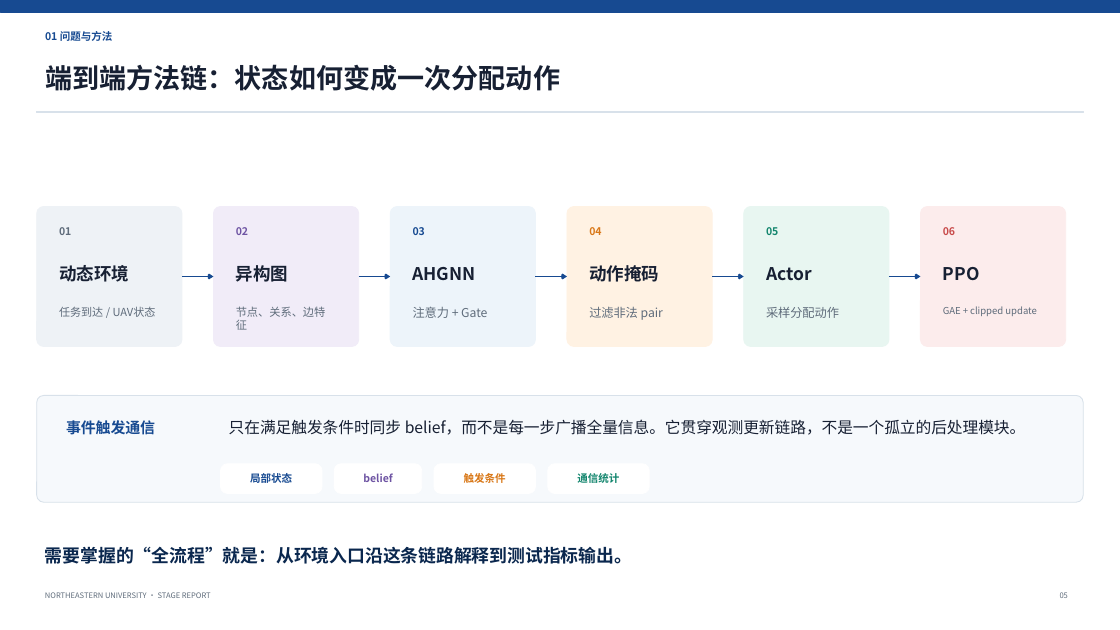
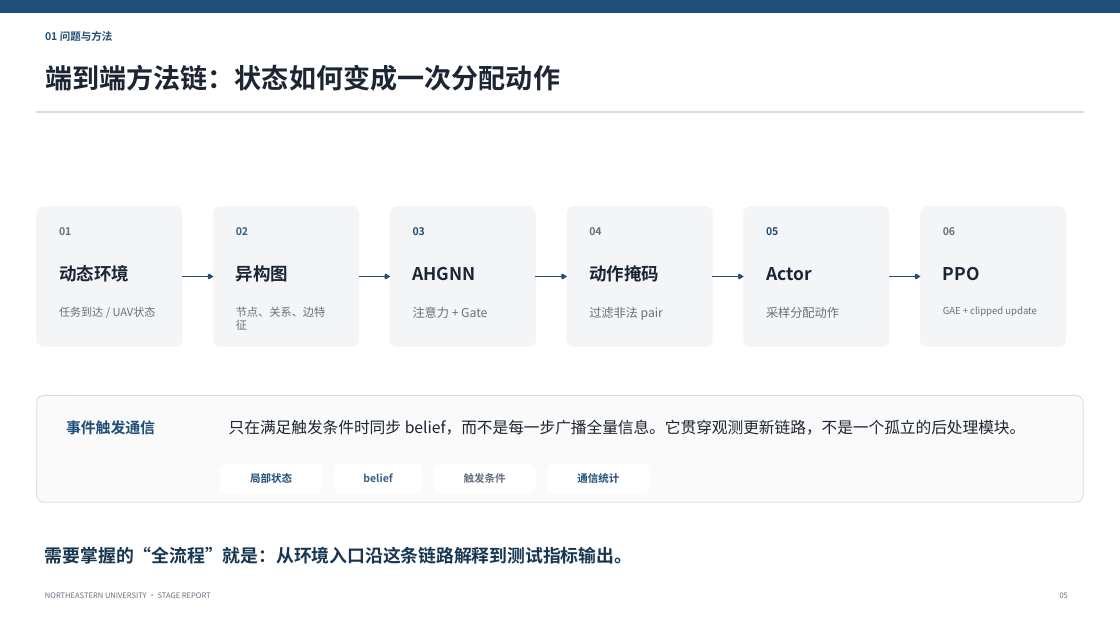
Before and after one commit to Battleplus/GPPO, a slide deck: slide 5 of deliverables/meeting_prep/GPPO_开学汇报_第一篇论文复现与GRPO展望.pptx. Drawn at 1120x630 pixels with LibreOffice and Linux fonts; fonts in the diff are those of the drawing. Boxes give left, top, right and bottom in pixels: in the first picture for what was removed or moved away, otherwise in the second. Text is boxed around its words. In the diff, an @@ line names an element or a change of style, - is before the commit and + after.

Commit message:
simplify GPPO report presentation style

```diff
--- a/deliverables/meeting_prep/GPPO_开学汇报_第一篇论文复现与GRPO展望.pptx
+++ b/deliverables/meeting_prep/GPPO_开学汇报_第一篇论文复现与GRPO展望.pptx
@@ rectangle at [0,0,1120,13]: fill #174A91 to #1F4E79; outline #174A91 0.75 pt to #1F4E79 0.75 pt @@
@@ rounded rectangle at [213,207,359,347]: fill #F1ECF8 to #F3F5F7; outline #F1ECF8 0.75 pt to #F3F5F7 0.75 pt @@
@@ rounded rectangle at [391,207,536,347]: fill #EDF4FA to #F3F5F7; outline #EDF4FA 0.75 pt to #F3F5F7 0.75 pt @@
@@ rounded rectangle at [567,207,712,347]: fill #FFF2E3 to #F3F5F7; outline #FFF2E3 0.75 pt to #F3F5F7 0.75 pt @@
@@ rounded rectangle at [744,207,889,347]: fill #E8F6F1 to #F3F5F7; outline #E8F6F1 0.75 pt to #F3F5F7 0.75 pt @@
@@ rounded rectangle at [921,207,1066,347]: fill #FCECEC to #F3F5F7; outline #FCECEC 0.75 pt to #F3F5F7 0.75 pt @@
@@ text "02" at [236,227,248,235]: text colour #6E54A3 to #355F86 @@
@@ text "04" at [589,227,601,235]: text colour #D97818 to #66717E @@
@@ text "05" at [766,227,778,235]: text colour #12856D to #1F4E79 @@
@@ text "06" at [943,227,955,235]: text colour #C84A4A to #66717E @@
@@ text "动作掩码" at [589,265,659,282]: text colour #172033 to #1C2533 @@
@@ arrow (182, 276) - (213, 276): stroke #174A91 1.5 pt to #1F4E79 1.5 pt @@
@@ arrow (359, 276) - (391, 276): stroke #174A91 1.5 pt to #1F4E79 1.5 pt @@
@@ arrow (536, 276) - (567, 276): stroke #174A91 1.5 pt to #1F4E79 1.5 pt @@
@@ arrow (712, 276) - (744, 276): stroke #174A91 1.5 pt to #1F4E79 1.5 pt @@
@@ arrow (889, 276) - (921, 276): stroke #174A91 1.5 pt to #1F4E79 1.5 pt @@
@@ text "过滤非法 pair" at [589,307,663,320]: text colour #5F6C7B to #66717E @@
@@ rounded rectangle at [37,396,1084,502]: fill #F6F9FC to #FAFAFA; outline #D8E1EA 0.75 pt to #D8DDE3 0.75 pt @@
@@ text colour #174A91 to #1F4E79 in 4 elements at [45,31,113,41], [413,227,425,235], [66,420,155,435], [250,472,292,486] @@
@@ text "belief" at [363,473,392,482]: text colour #6E54A3 to #355F86 @@
@@ text "触发条件" at [464,473,506,483]: text colour #D97818 to #66717E @@
@@ text "通信统计" at [577,473,619,483]: text colour #12856D to #1F4E79 @@
@@ text "需要掌握的“全流程”就是：从环境入口沿这条链路解释到测试指标输出。" at [45,547,632,564]: text colour #0A274E to #173651 @@
```
Also in this commit, not shown: 14 other slides changed.
